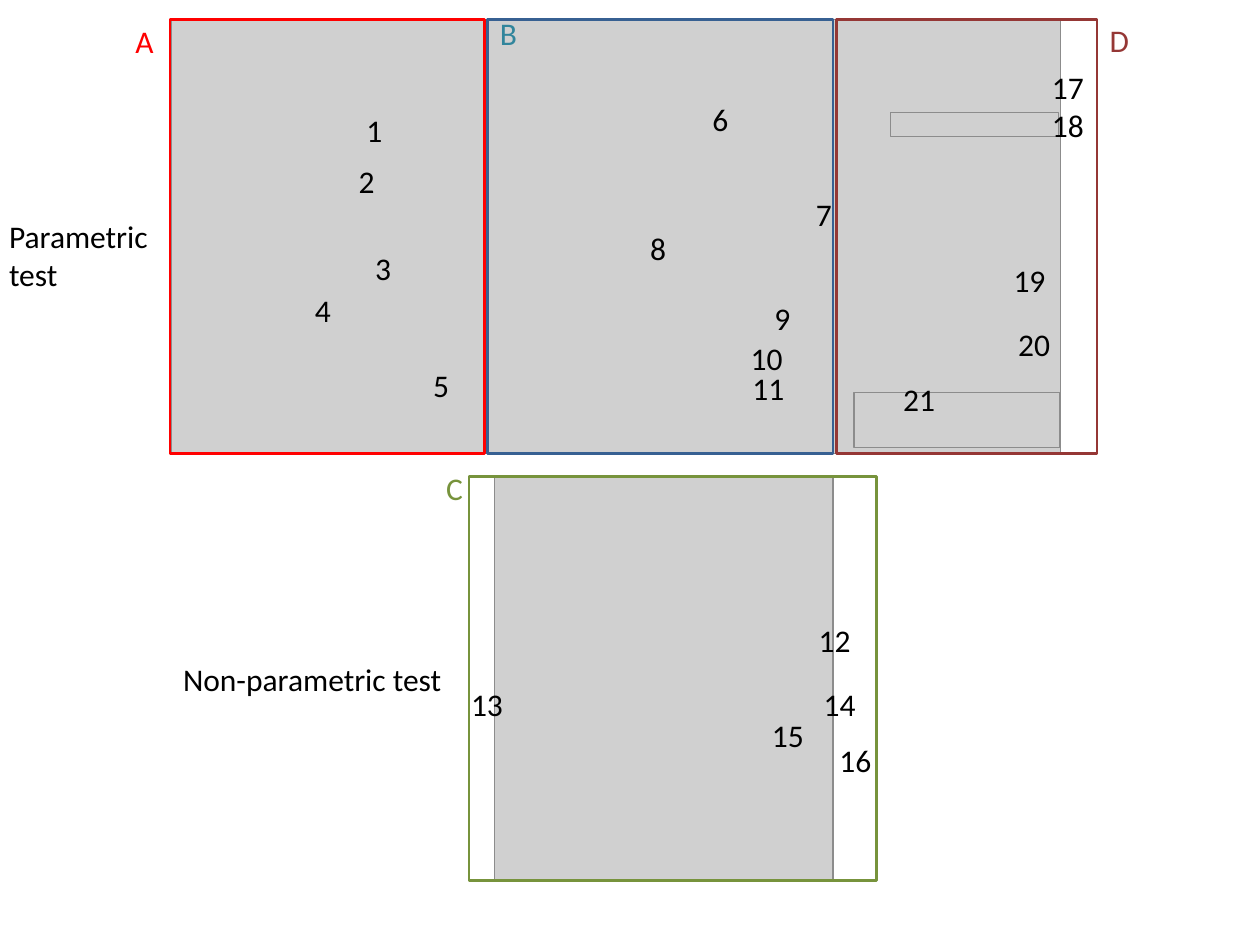
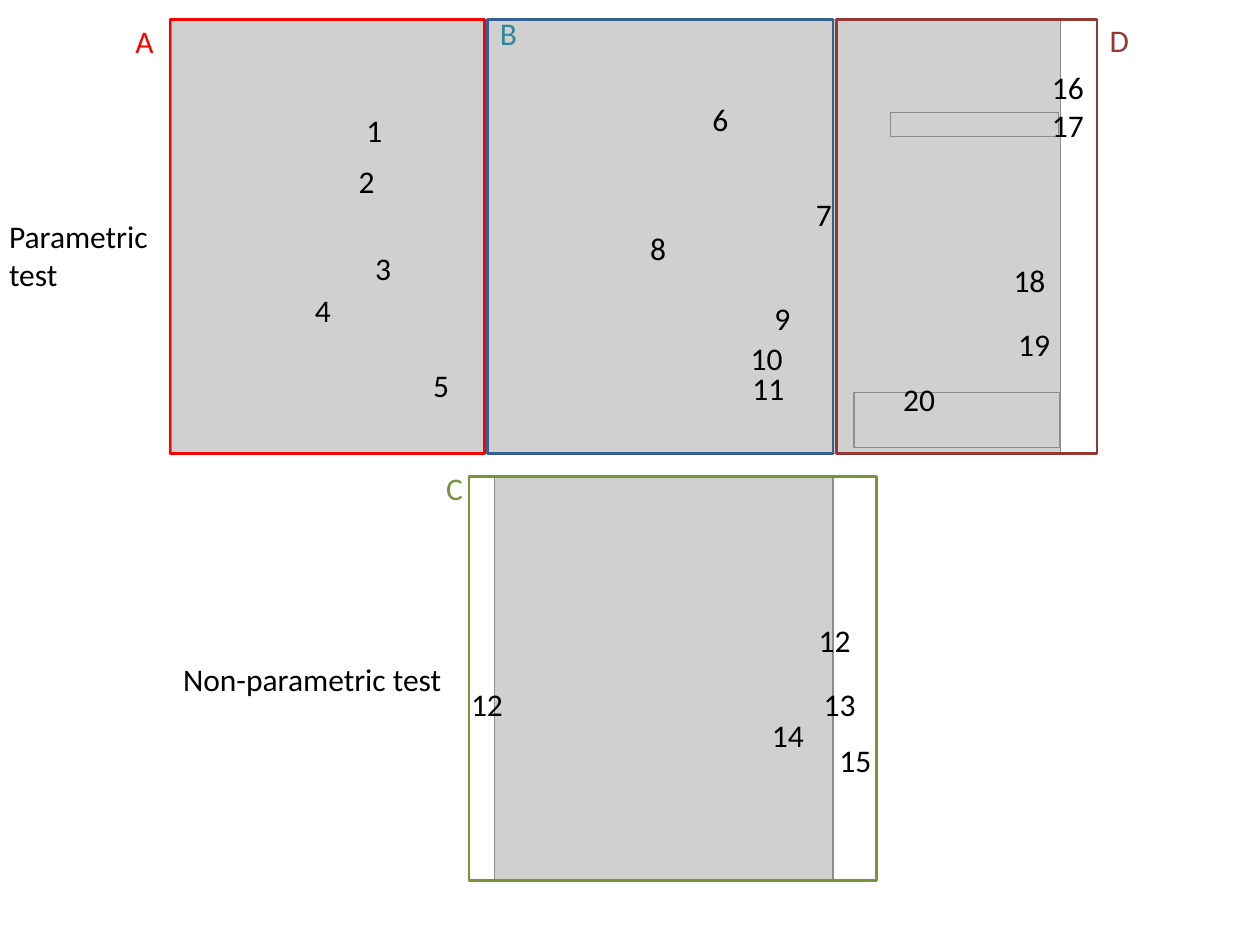
Before and after one commit to DePrettoM/EEGpal, a slide deck: slide 24 of Manuels/picture_EEGpal_manuals.pptx. Drawn at 1260x945 pixels with LibreOffice and Linux fonts; fonts in the diff are those of the drawing; grey boxes stand for pictures. Boxes give left, top, right and bottom in pixels: in the first picture for what was removed or moved away, otherwise in the second. Text is boxed around its words. In the diff, an @@ line names an element or a change of style, - is before the commit and + after.

```diff
--- a/Manuels/picture_EEGpal_manuals.pptx
+++ b/Manuels/picture_EEGpal_manuals.pptx
@@ text "16" rewrapped from (839, 750, 871, 773) to (1052, 72, 1084, 106) @@
@@ text "17": place and size @@
-text "17" at (1052, 72, 1084, 106)
+text "17" at (1052, 111, 1084, 145)
@@ text "18" rewrapped from (1052, 111, 1084, 145) to (1014, 270, 1046, 293) @@
@@ text "19": place and size @@
-text "19" at (1014, 271, 1046, 292)
+text "19" at (1018, 335, 1050, 356)
@@ text "20": place and size @@
-text "20" at (1018, 335, 1050, 356)
+text "20" at (903, 390, 935, 411)
@@ text removed at (903, 390, 935, 411) @@
-21
@@ text at (471, 690, 503, 724): text changed @@
-13
+12
@@ text "14" rewrapped from (824, 690, 856, 724) to (772, 726, 804, 747) @@
@@ text added at (824, 690, 856, 724), 18 pt, text #000000 @@
+13
@@ text "15": place and size @@
-text "15" at (772, 726, 804, 747)
+text "15" at (839, 751, 871, 773)
```
Also in this commit, not shown: 14 other files.
